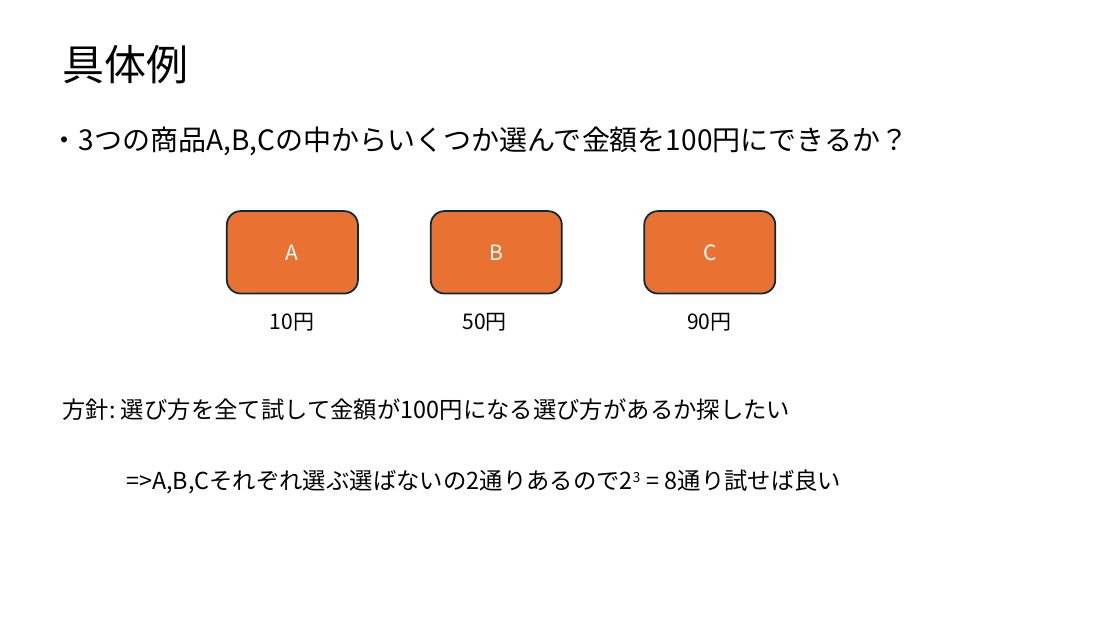
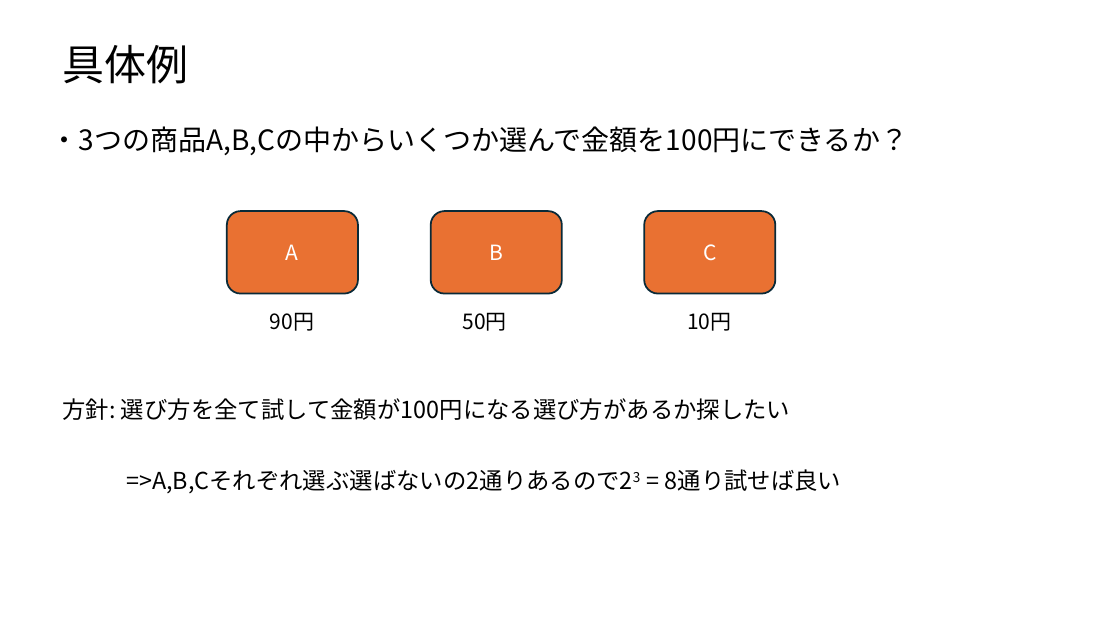
Before and after one commit to triC-tmu/workshop_2024, a slide deck: slide 3 of 20240331_bit全探索_bitDP/bit全探索_bitDP.pptx. Drawn at 1120x630 pixels with LibreOffice and Linux fonts; fonts in the diff are those of the drawing. Boxes give left, top, right and bottom in pixels: in the first picture for what was removed or moved away, otherwise in the second. Text is boxed around its words. In the diff, an @@ line names an element or a change of style, - is before the commit and + after.

```diff
--- a/20240331_bit全探索_bitDP/bit全探索_bitDP.pptx
+++ b/20240331_bit全探索_bitDP/bit全探索_bitDP.pptx
@@ text at (270, 312, 314, 331): text changed @@
-10円
+90円
@@ text at (687, 312, 731, 331): text changed @@
-90円
+10円
```
Also in this commit, not shown: 4 other slides changed, 1 slide added, 1 slide removed, 2 other files.
